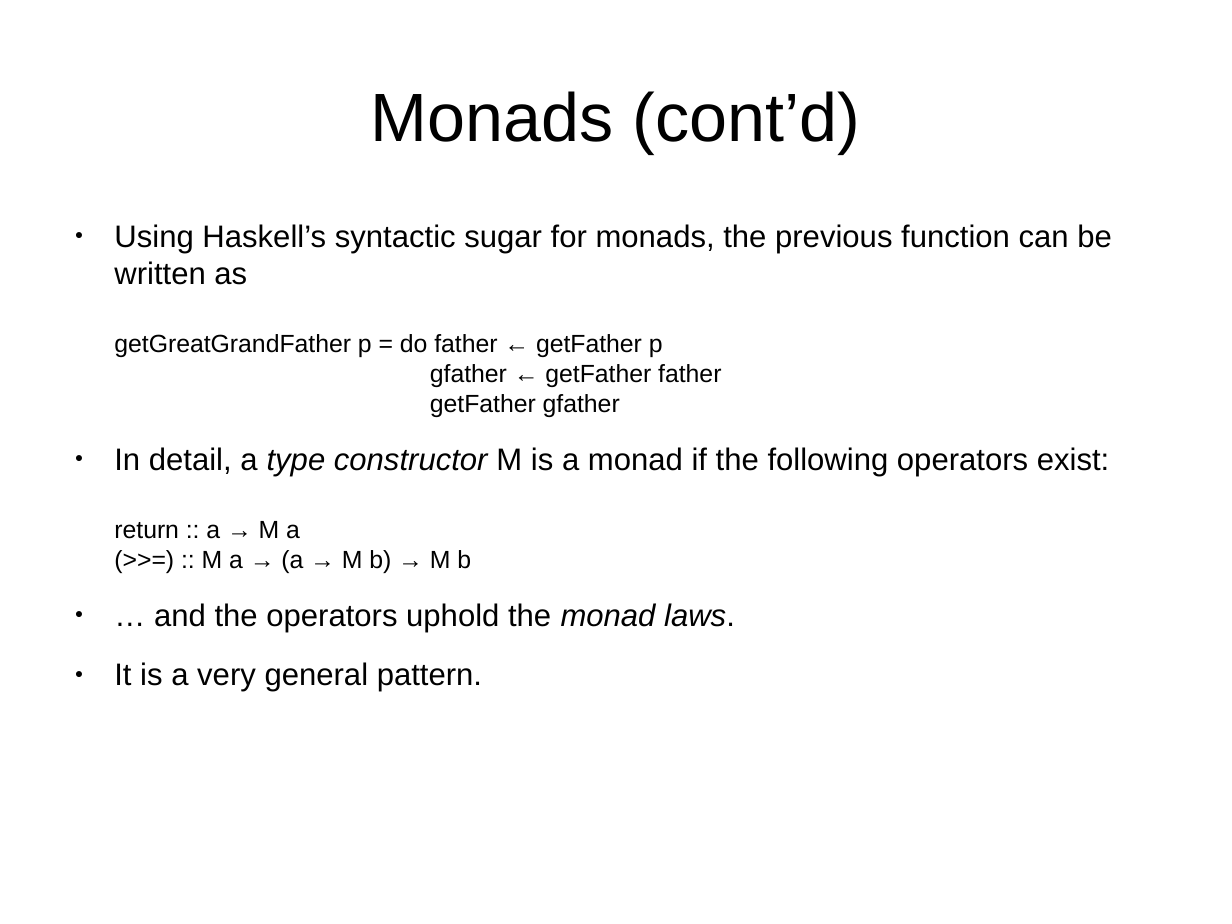
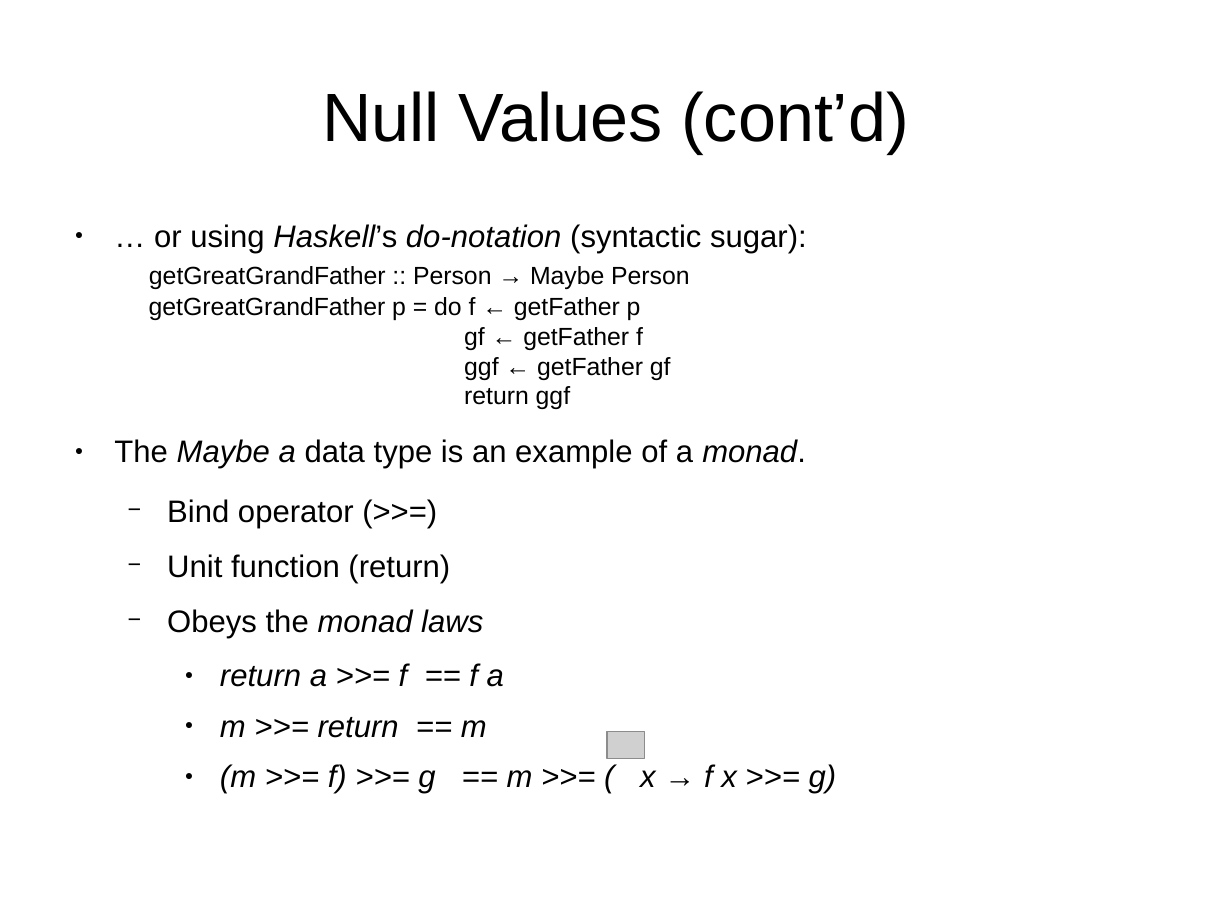
Before and after one commit to bstamour/SLHS, a slide deck: slide 33 of docs/proposal-from-bob.odp. Drawn at 1232x924 pixels with LibreOffice and Linux fonts; fonts in the diff are those of the drawing; grey boxes stand for pictures; background and template pictures are left out. Boxes give left, top, right and bottom in pixels: in the first picture for what was removed or moved away, otherwise in the second. Text is boxed around its words. In the diff, an @@ line names an element or a change of style, - is before the commit and + after.

```diff
--- a/docs/proposal-from-bob.odp
+++ b/docs/proposal-from-bob.odp
@@ title at bbox=[322, 91, 909, 153]: text changed @@
-Monads (cont’d)
+Null Values (cont’d)
@@ text at bbox=[114, 224, 837, 794]: text changed @@
-● Using Haskell’s syntactic sugar for monads, the previous function can be written as
-  getGreatGrandFather p = do father ← getFather p
-  gfather ← getFather father
-  getFather gfather
-● In detail, a type constructor M is a monad if the following operators exist:
-  return :: a → M a
-  (>>=) :: M a → (a → M b) → M b
-● … and the operators uphold the monad laws.
-● It is a very general pattern.
+● … or using Haskell’s do-notation (syntactic sugar):
+  getGreatGrandFather :: Person → Maybe Person
+  getGreatGrandFather p = do f ← getFather p
+  gf ← getFather f
+  ggf ← getFather gf
+  return ggf
+● The Maybe a data type is an example of a monad.
+  − Bind operator (>>=)
+  − Unit function (return)
+  − Obeys the monad laws
+    ● return a >>= f == f a
+    ● m >>= return == m
+    ● (m >>= f) >>= g == m >>= ( x → f x >>= g)
@@ picture added at bbox=[607, 732, 644, 759] @@
```
Also in this commit, not shown: 6 other slides changed, 1 slide added, 2 slides removed.
